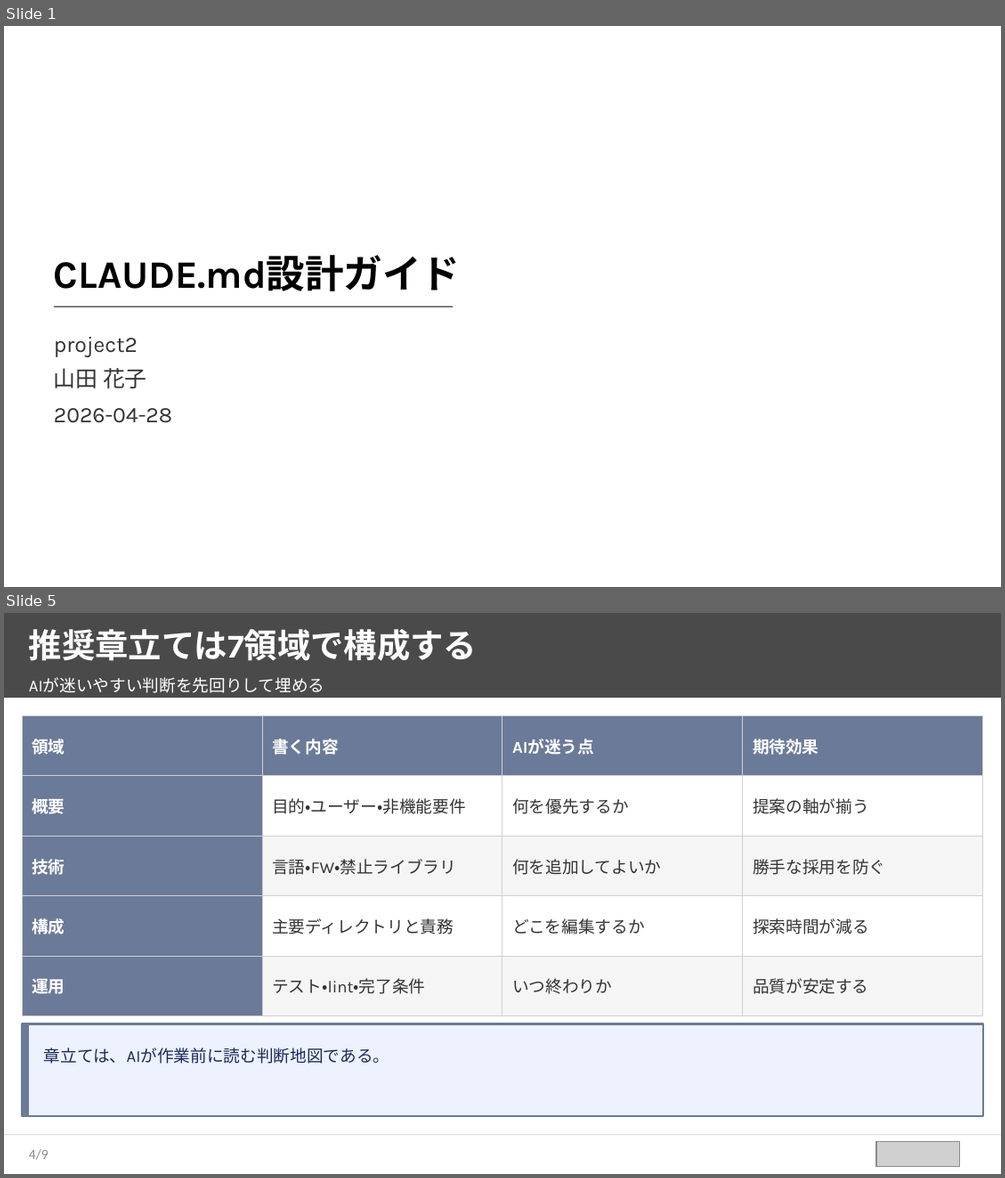
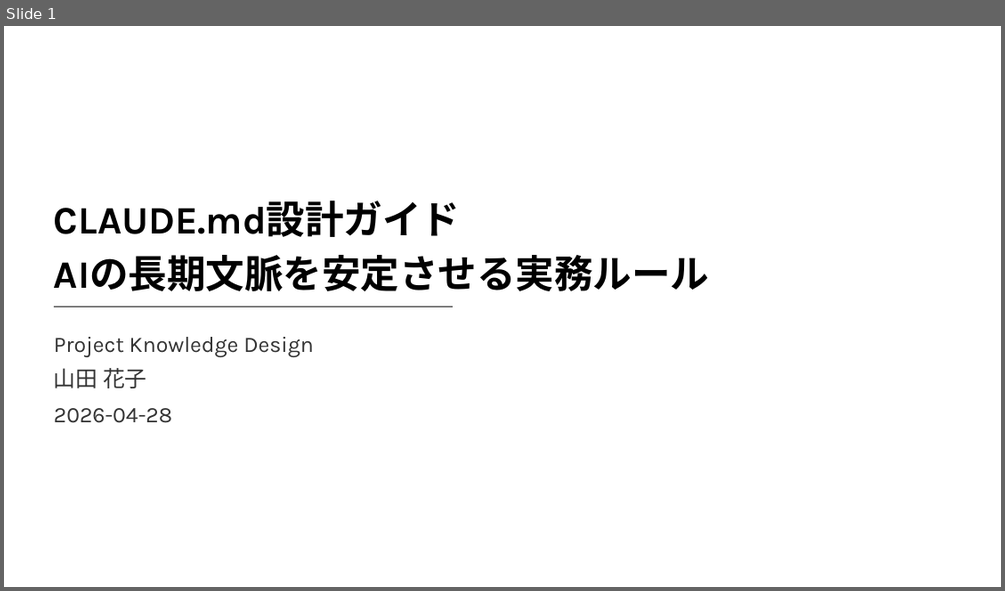
Before and after one commit to takuya109048/html2pptx, a slide deck: sample_source_deck.pptx. Shown one above the other, each under a label of ours: slides 1 and 5 before the commit, slide 1 after it; the slides between them are not shown. The pictures are 1005x1178 and 1005x591 pixels, drawn with LibreOffice and Linux fonts; fonts in the diff are those of the drawing; grey boxes stand for pictures; background and template pictures are left out. Boxes give left, top, right and bottom in pixels: in the first picture for what was removed or moved away, otherwise in the second. Text is boxed around its words. In the diff, an @@ line names an element or a change of style, - is before the commit and + after.

```diff
--- a/sample_source_deck.pptx
+++ b/sample_source_deck.pptx
@@ slide 5 removed at bbox=[4, 613, 1001, 1174], background #FFFFFF @@
@@ rectangle removed at bbox=[4, 613, 1001, 698] @@
@@ text removed at bbox=[29, 629, 477, 661] @@
-推奨章立ては7領域で構成する
@@ text removed at bbox=[29, 677, 324, 693] @@
-AIが迷いやすい判断を先回りして埋める
@@ table removed at bbox=[22, 715, 983, 1015], 5 rows, 4 columns @@
-領域 | 書く内容 | AIが迷う点 | 期待効果
-概要 | 目的・ユーザー・非機能要件 | 何を優先するか | 提案の軸が揃う
-技術 | 言語・FW・禁止ライブラリ | 何を追加してよいか | 勝手な採用を防ぐ
-構成 | 主要ディレクトリと責務 | どこを編集するか | 探索時間が減る
-運用 | テスト・lint・完了条件 | いつ終わりか | 品質が安定する
@@ rectangle removed at bbox=[22, 1023, 983, 1115] @@
@@ rectangle removed at bbox=[22, 1023, 29, 1115] @@
@@ text removed at bbox=[44, 1047, 390, 1063] @@
-章立ては、AIが作業前に読む判断地図である。
@@ rectangle removed at bbox=[4, 1134, 1001, 1135] @@
@@ picture removed at bbox=[876, 1142, 959, 1167] @@
@@ page number removed at bbox=[29, 1149, 48, 1159] @@
-4/9
@@ slide 1 changed as well @@
@@ text at bbox=[54, 255, 709, 291]: paragraph added @@
+AIの長期文脈を安定させる実務ルール
@@ text at bbox=[54, 337, 314, 357]: text changed @@
-project2
+Project Knowledge Design
```
Also in this commit, not shown: 5 other slides changed, 5 slides added, 2 other slides removed, 10 other files.
